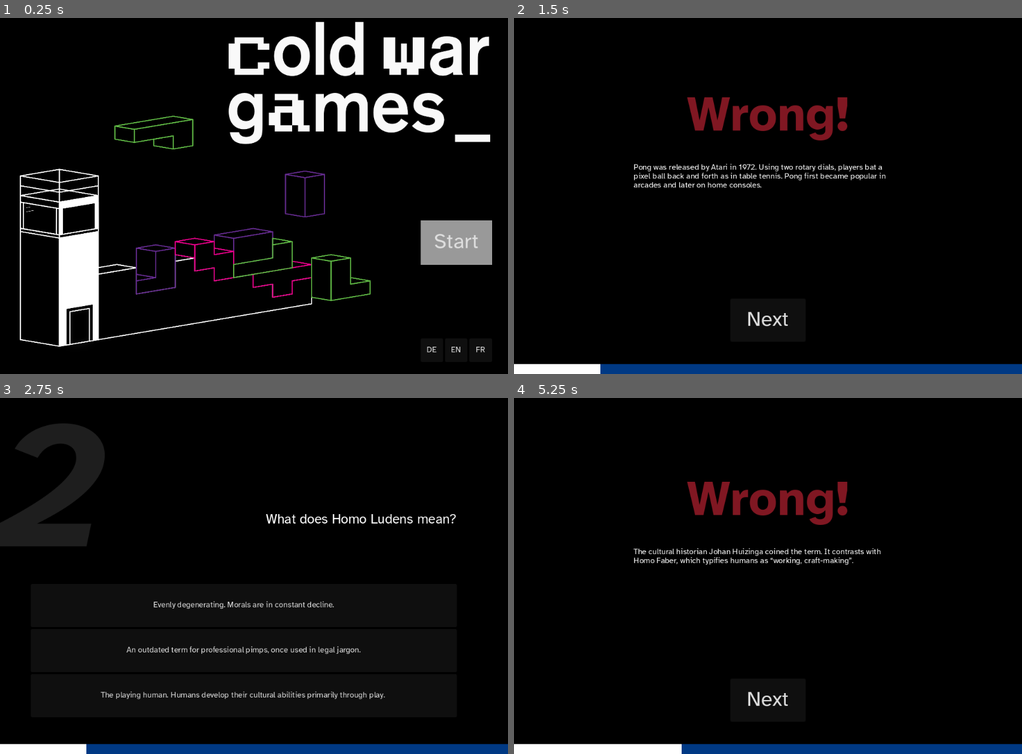
Above: before the commit, frames 1-4 (two rows, left to right).
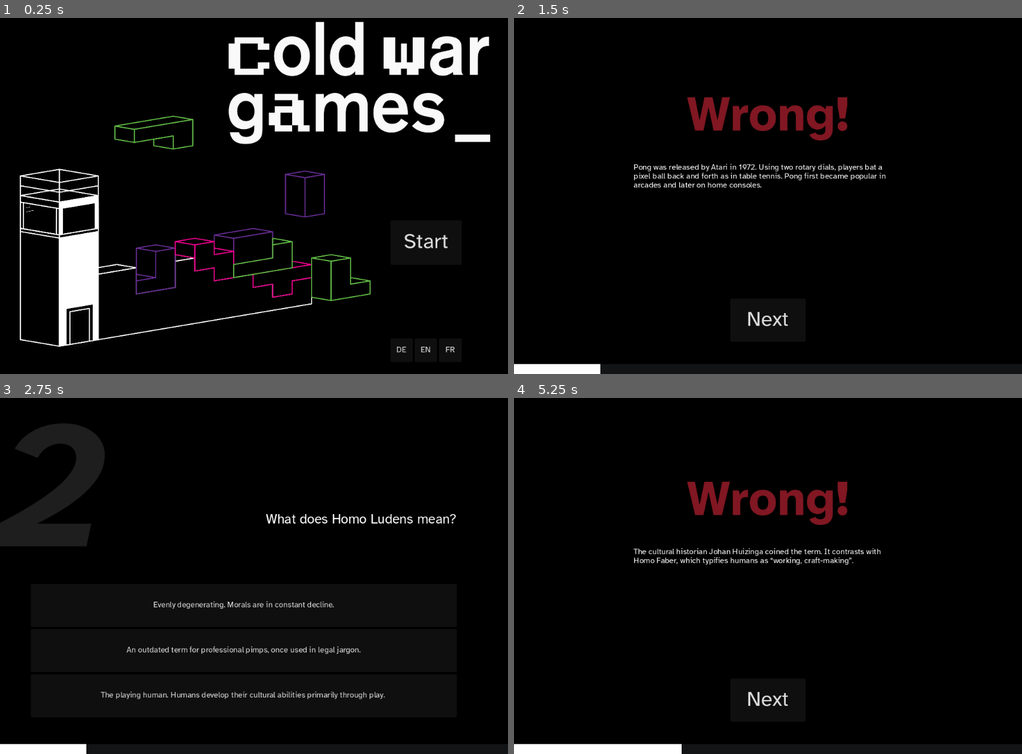
Above: after the commit, the same moments.

Repository: KonigJakob/CSM_Quiz
Game: Godot game, scene res://scenes/main.tscn
The game is run twice, just before and just after one commit, with the same random seed, the same clock (stepped at 60 frames per second) and the same inputs.
Inputs:
- Up to frame 1 (0.25 s): no input
- Up to frame 2 (1.5 s): click "Start" at 0.5 s; click "Start" at 1.25 s
- Up to frame 3 (2.75 s): click "Next" at 2 s
- Up to frame 4 (5.25 s): click "DE" at 2.75 s; click "EN" at 3.5 s; click "FR" at 4.25 s; click "Evenly degenerating. Morals a…" at 5 s

The runs differ from the first frame. In frame 1, 1.9% of the frame differs, in the area x 78-97%, y 56-94%; in frame 2, 2.4%, in the area x 17-100%, y 97-100%; in frame 3, 2.4%; in frame 4, 1.9%.

Commit message:
translation fixes

Diff:
--- a/csm_quiz/assets/translations.csv
+++ b/csm_quiz/assets/translations.csv
@@ -1,9 +1,11 @@
 "keys","en","de","fr"
 "TITLE","Quiz","Quiz","Quiz"
-"START","Start","Anfangen",""
-"CORRETCT","Correct!","Richtig!",""
-"INCORRECT","Wrong!","Falsch!",""
-"NEXT","Next","Nächste",""
+"START","Start","Anfangen","Commencer"
+"CORRECT","Correct!","Richtig!","Correct!"
+"INCORRECT","Wrong!","Falsch!","Erroné!"
+"NEXT","Next","Nächste","Suivant"
+"HOME","Back","Zurück","Retour"
+"RESULTS", "Your score:", "Dein Score:", "Ton Score:"
 "QUESTION1","What is the name of the first commercially successful console game?
 ","Wie heißt das erste kommerziell erfolgreiche Konsolenspiel?","Comment s’appelle le premier jeu de console commercialement réussi ?"
 "QUESTION1_A","Ping","Ping","Ping"
@@ -54,7 +56,7 @@
 "QUESTION6_B","Definition of Conflict","Definition of Conflict","Definition of Conflict"
 "QUESTION6_C","Defeat Condition","Defeat Condition","Defeat Condition"
 "QUESTION6_D","This is incorrect.","Das ist falsch.",""
-"QUESTION6_E","This is an explanation.","Verteidigungsbereitschaftszustand. E …(363 unchanged characters)…
+"QUESTION6_E","It describes the alert level of the U.S. armed forces. During the Cuban Missile Crisis, DEFCON 2—“prelude to nuclear war,” the highest level ever reached—was declared.","Verteidigungsbereitschaftszustand. E …(363 unchanged characters)…
 "QUESTION7","This is question 7","Das ist Frage 7",""
 "QUESTION7_A","This is correct.","Das ist richtig.",""
 "QUESTION7_B","This is incorrect.","Das ist falsch.",""
--- a/csm_quiz/scenes/progress_bar.tscn
+++ b/csm_quiz/scenes/progress_bar.tscn
@@ -4,7 +4,7 @@
 
 [sub_resource type="Gradient" id="Gradient_8un81"]
 offsets = PackedFloat32Array(1)
-colors = PackedColorArray(0, 0.227194, 0.517909, 1)
+colors = PackedColorArray(0.0761229, 0.0818957, 0.0852799, 1)
 
 [sub_resource type="GradientTexture2D" id="GradientTexture2D_1iuoo"]
 gradient = SubResource("Gradient_8un81")
--- a/csm_quiz/scenes/start_screen.tscn
+++ b/csm_quiz/scenes/start_screen.tscn
@@ -1,11 +1,9 @@
-[gd_scene load_steps=6 format=3 uid="uid://c1bhi5m51nhgu"]
+[gd_scene load_steps=5 format=3 uid="uid://c1bhi5m51nhgu"]
 
 [ext_resource type="Script" uid="uid://bb5jm2a8wlx2l" path="res://scripts/start_screen.gd" id="1_tx5wa"]
 [ext_resource type="Texture2D" uid="uid://dj0ioehiaq7vc" path="res://assets/Textures/Titel_Texture.png" id="2_he1sj"]
 [ext_resource type="Material" uid="uid://bvw5dgd1ak8yh" path="res://assets/chromatic_shader.tres" id="2_r2jwc"]
 [ext_resource type="Texture2D" uid="uid://dovpvjjl27aer" path="res://assets/Textures/Graphic_Texture.png" id="3_r2jwc"]
-
-[sub_resource type="StyleBoxFlat" id="StyleBoxFlat_r2jwc"]
 
 [node name="StartScreen" type="Control"]
 layout_mode = 3
@@ -16,6 +14,15 @@
 grow_vertical = 2
 script = ExtResource("1_tx5wa")
 
+[node name="TextureRect3" type="TextureRect" parent="."]
+visible = false
+material = ExtResource("2_r2jwc")
+layout_mode = 0
+offset_right = 1024.0
+offset_bottom = 768.0
+texture = ExtResource("3_r2jwc")
+expand_mode = 1
+
 [node name="ColorRect" type="ColorRect" parent="."]
 layout_mode = 1
 anchors_preset = 15
@@ -24,15 +31,6 @@
 grow_horizontal = 2
 grow_vertical = 2
 color = Color(0, 0, 0, 1)
-
-[node name="TextureRect3" type="TextureRect" parent="ColorRect"]
-visible = false
-material = ExtResource("2_r2jwc")
-layout_mode = 0
-offset_right = 1024.0
-offset_bottom = 768.0
-texture = ExtResource("3_r2jwc")
-expand_mode = 1
 
 [node name="TextureRect" type="TextureRect" parent="ColorRect"]
 layout_mode = 1
@@ -82,19 +80,19 @@
 
 [node name="Button" type="Button" parent="ColorRect"]
 layout_mode = 1
-anchors_preset = 7
-anchor_left = 0.5
-anchor_top = 1.0
-anchor_right = 0.5
-anchor_bottom = 1.0
-offset_left = 336.0
-offset_top = -310.0
-offset_right = 480.0
-offset_bottom = -220.0
-grow_horizontal = 2
-grow_vertical = 0
+anchors_preset = 6
+anchor_left = 1.0
+anchor_top = 0.5
+anchor_right = 1.0
+anchor_bottom = 0.5
+offset_left = -237.0
+offset_top = 74.0
+offset_right = -93.0
+offset_bottom = 164.0
+grow_horizontal = 0
+grow_vertical = 2
+pivot_offset = Vector2(144, 45)
 theme_override_font_sizes/font_size = 42
-theme_override_styles/normal = SubResource("StyleBoxFlat_r2jwc")
 text = "START"
 
 [node name="HBoxContainer" type="HBoxContainer" parent="ColorRect"]
@@ -104,9 +102,9 @@
 anchor_top = 1.0
 anchor_right = 1.0
 anchor_bottom = 1.0
-offset_left = -176.5
+offset_left = -237.0
 offset_top = -72.0
-offset_right = -32.5
+offset_right = -93.0
 offset_bottom = -24.0
 grow_horizontal = 0
 grow_vertical = 0
Not shown, added: csm_quiz/addons/flowerwall_postprocess/plugin.cfg
Not shown, added: csm_quiz/addons/flowerwall_postprocess/scenes/flowerwall_pp.tscn
Not shown, added: csm_quiz/addons/flowerwall_postprocess/screenshots/.gdignore
Binary file added: csm_quiz/addons/flowerwall_postprocess/screenshots/Godot.png
Binary file added: csm_quiz/addons/flowerwall_postprocess/screenshots/monitor.png
Not shown, added: csm_quiz/addons/flowerwall_postprocess/scripts/config ui scripts/fl_pp_close.gd
Not shown, added: csm_quiz/addons/flowerwall_postprocess/scripts/config ui scripts/fl_pp_close.gd.uid
Not shown, added: csm_quiz/addons/flowerwall_postprocess/scripts/config ui scripts/fl_pp_presets.gd
Not shown, added: csm_quiz/addons/flowerwall_postprocess/scripts/config ui scripts/fl_pp_presets.gd.uid
Not shown, added: csm_quiz/addons/flowerwall_postprocess/scripts/config ui scripts/fl_pp_save.gd
Not shown, added: csm_quiz/addons/flowerwall_postprocess/scripts/config ui scripts/fl_pp_save.gd.uid
Not shown, added: csm_quiz/addons/flowerwall_postprocess/scripts/config ui scripts/fl_pp_ui_slider.gd
(and 41 more such lines)
